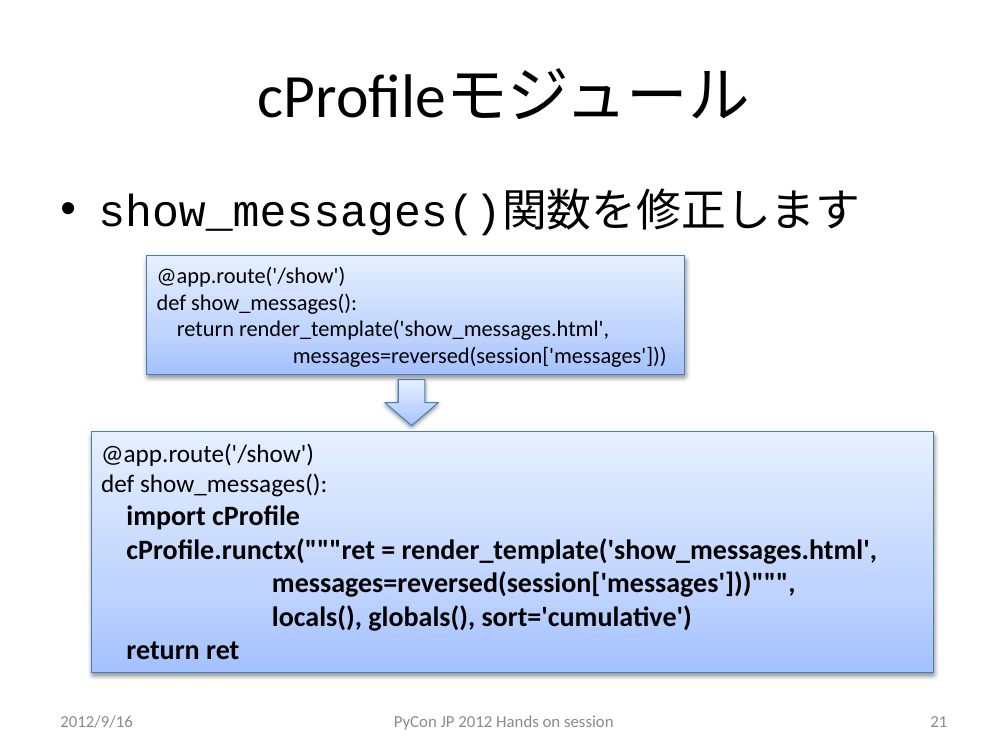
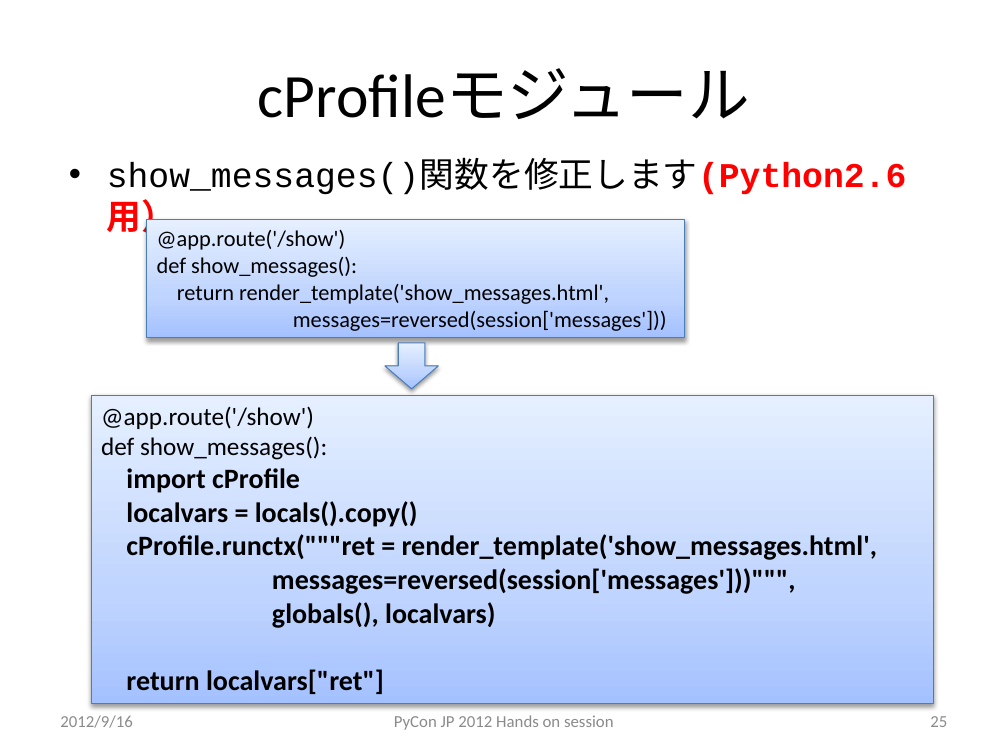
Before and after one commit to atsuoishimoto/pyconjp_2012, a slide deck: slide 25 of PyConJP_2012.pptx (slide 21 before the commit). Drawn at 1008x756 pixels with LibreOffice and Linux fonts; fonts in the diff are those of the drawing. Boxes give left, top, right and bottom in pixels: in the first picture for what was removed or moved away, otherwise in the second. Text is boxed around its words. In the diff, an @@ line names an element or a change of style, - is before the commit and + after.

Commit message:
Modified cProfile sample.
Changed how to pass local variables to runctx().

```diff
--- a/PyConJP_2012.pptx
+++ b/PyConJP_2012.pptx
@@ text at bbox=[107, 162, 907, 195]: text changed; size 32 to 24.8 pt @@
-• show_messages()関数を修正します
+• show_messages()関数を修正します(Python2.6用）
@@ rectangle "@app.route('/show')": place and size @@
-rectangle "@app.route('/show')" at bbox=[147, 256, 684, 375]
+rectangle "@app.route('/show')" at bbox=[147, 220, 684, 339]
@@ down arrow: place and size @@
-down arrow at bbox=[385, 380, 438, 426]
+down arrow at bbox=[385, 343, 438, 389]
@@ rectangle "@app.route('/show')": place and size @@
-rectangle "@app.route('/show')" at bbox=[92, 432, 934, 673]
+rectangle "@app.route('/show')" at bbox=[92, 395, 934, 704]
@@ text in rectangle at bbox=[126, 501, 418, 527]: paragraph added @@
+localvars = locals().copy()
@@ text in rectangle at bbox=[126, 602, 496, 694]: text changed @@
-locals(), globals(), sort='cumulative')
-return ret
+globals(), localvars)
+return localvars["ret"]
@@ page number at bbox=[930, 716, 947, 727]: text changed @@
-21
+25
```
Also in this commit, not shown: 1 other slide changed, 6 slides added, 2 other files.
